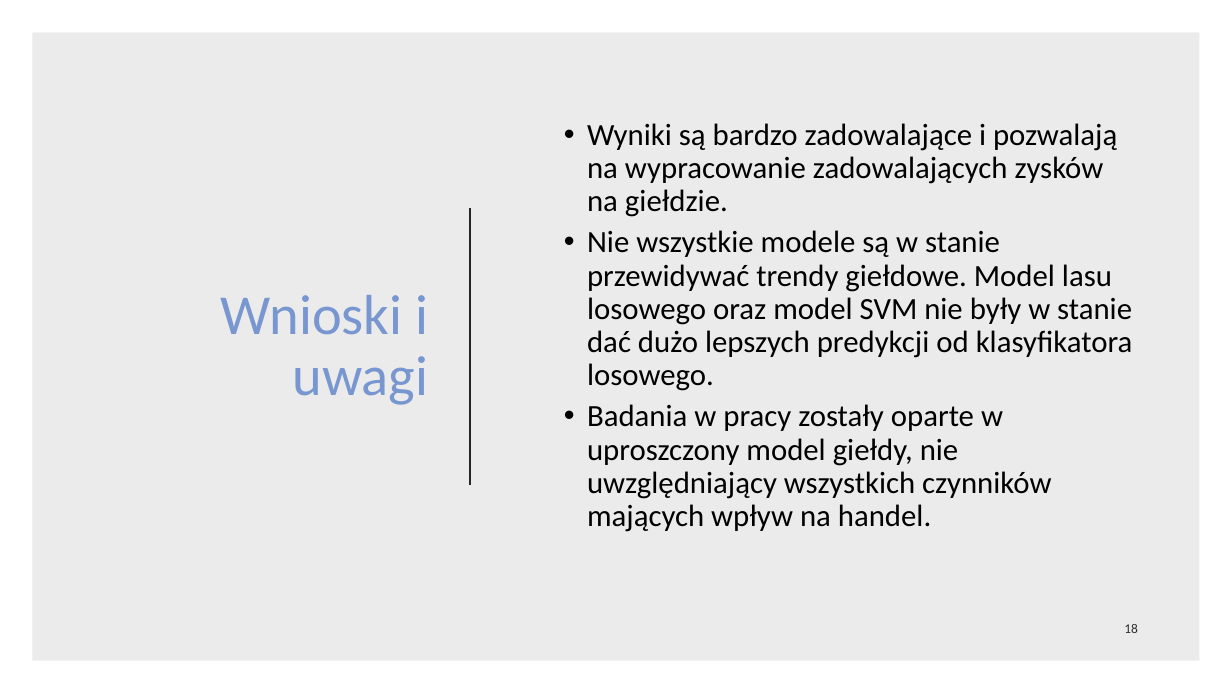
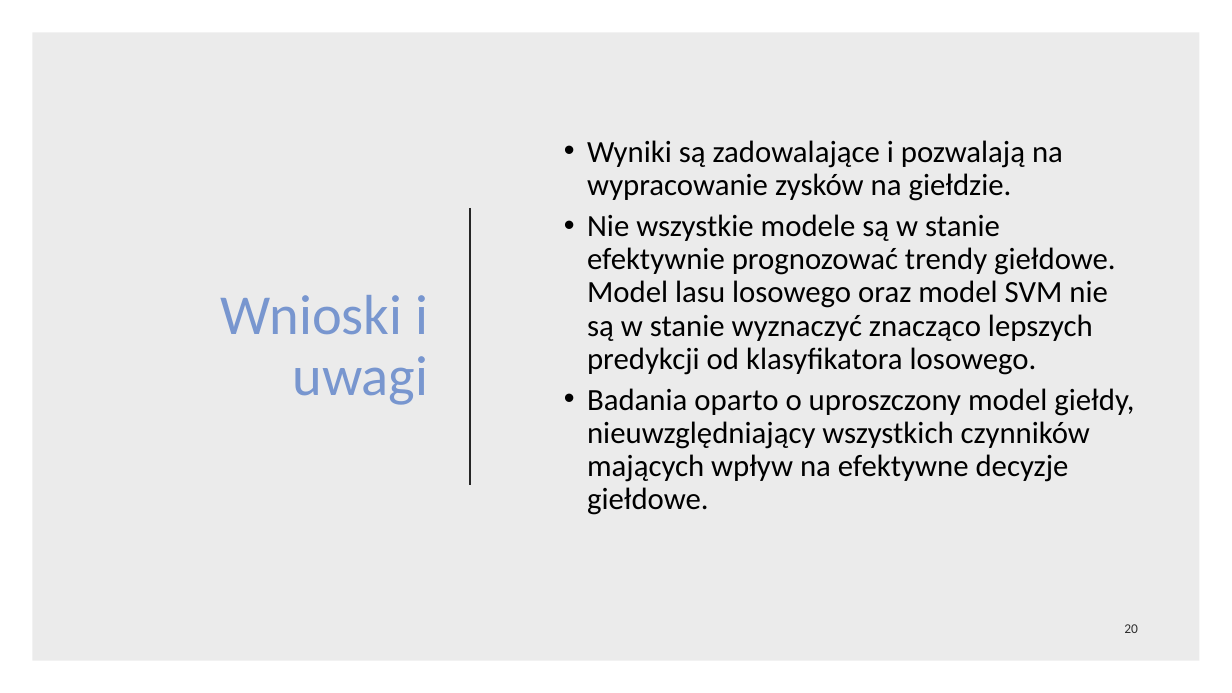
Before and after one commit to nikowis/ai-broker, a slide deck: slide 20 of docs/prezentacja-obrona.pptx (slide 18 before the commit). Drawn at 1232x693 pixels with LibreOffice and Linux fonts; fonts in the diff are those of the drawing. Boxes give left, top, right and bottom in pixels: in the first picture for what was removed or moved away, otherwise in the second. Text is boxed around its words. In the diff, an @@ line names an element or a change of style, - is before the commit and + after.

```diff
--- a/docs/prezentacja-obrona.pptx
+++ b/docs/prezentacja-obrona.pptx
@@ text at (587,140,1134,515): text changed @@
-  • Wyniki są bardzo zadowalające i pozwalają na wypracowanie zadowalających zysków na giełdzie.
-  • Nie wszystkie modele są w stanie przewidywać trendy giełdowe. Model lasu losowego oraz model SVM nie były w stanie dać dużo lepszych predykcji od klasyfikatora losowego.
-  • Badania w pracy zostały oparte w uproszczony model giełdy, nie uwzględniający wszystkich czynników mających wpływ na handel.
+  • Wyniki są zadowalające i pozwalają na wypracowanie zysków na giełdzie.
+  • Nie wszystkie modele są w stanie efektywnie prognozować trendy giełdowe. Model lasu losowego oraz model SVM nie są w stanie wyznaczyć znacząco lepszych predykcji od klasyfikatora losowego.
+  • Badania oparto o uproszczony model giełdy, nieuwzględniający wszystkich czynników mających wpływ na efektywne decyzje giełdowe.
@@ page number at (1124,624,1138,633): text changed @@
-18
+20
```
Also in this commit, not shown: 5 other slides changed, 2 slides added, 2 other files.
